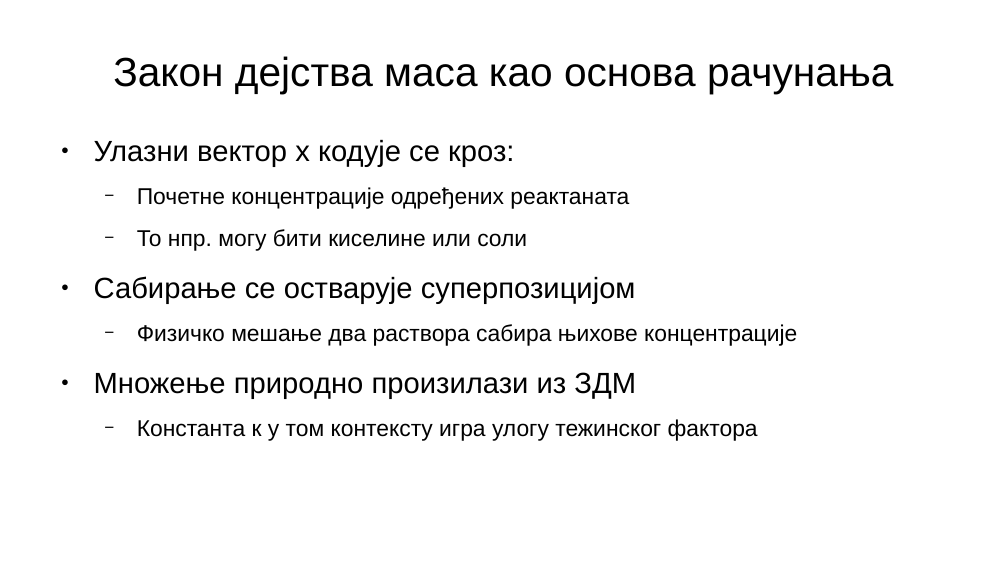
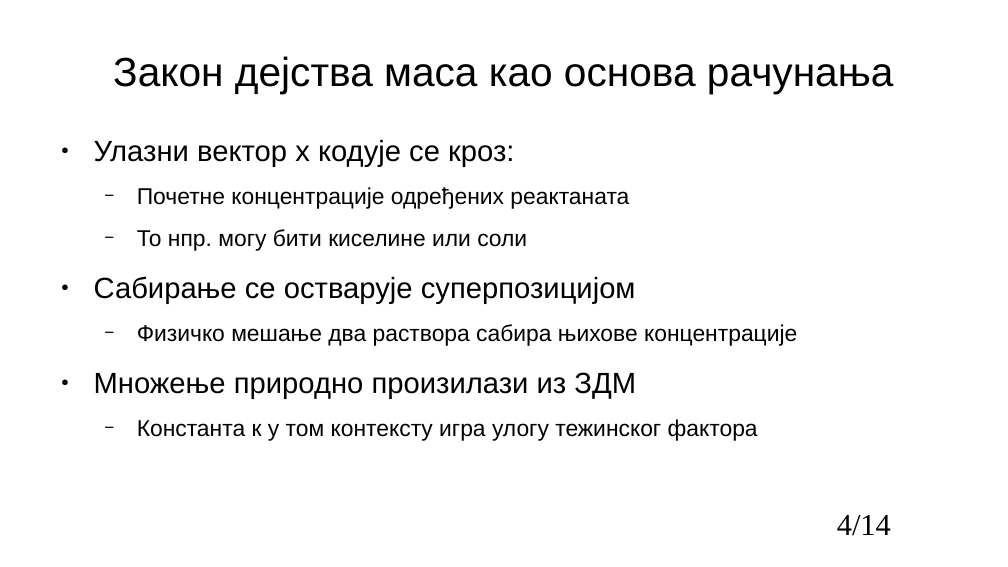
Before and after one commit to NikolaNikolicc/computer-accelerators-development, a slide deck: slide 4 of HW/HW12-Chem/12_chem_computer_technology.pptx. Drawn at 1008x567 pixels with LibreOffice and Linux fonts; fonts in the diff are those of the drawing. Boxes give left, top, right and bottom in pixels: in the first picture for what was removed or moved away, otherwise in the second. Text is boxed around its words. In the diff, an @@ line names an element or a change of style, - is before the commit and + after.

```diff
--- a/HW/HW12-Chem/12_chem_computer_technology.pptx
+++ b/HW/HW12-Chem/12_chem_computer_technology.pptx
@@ page number added at [837,515,891,536], 24 pt, text #000000 @@
+4/14
```
Also in this commit, not shown: 7 other slides changed, 5 slides added, 1 slide removed, 1 other file.
